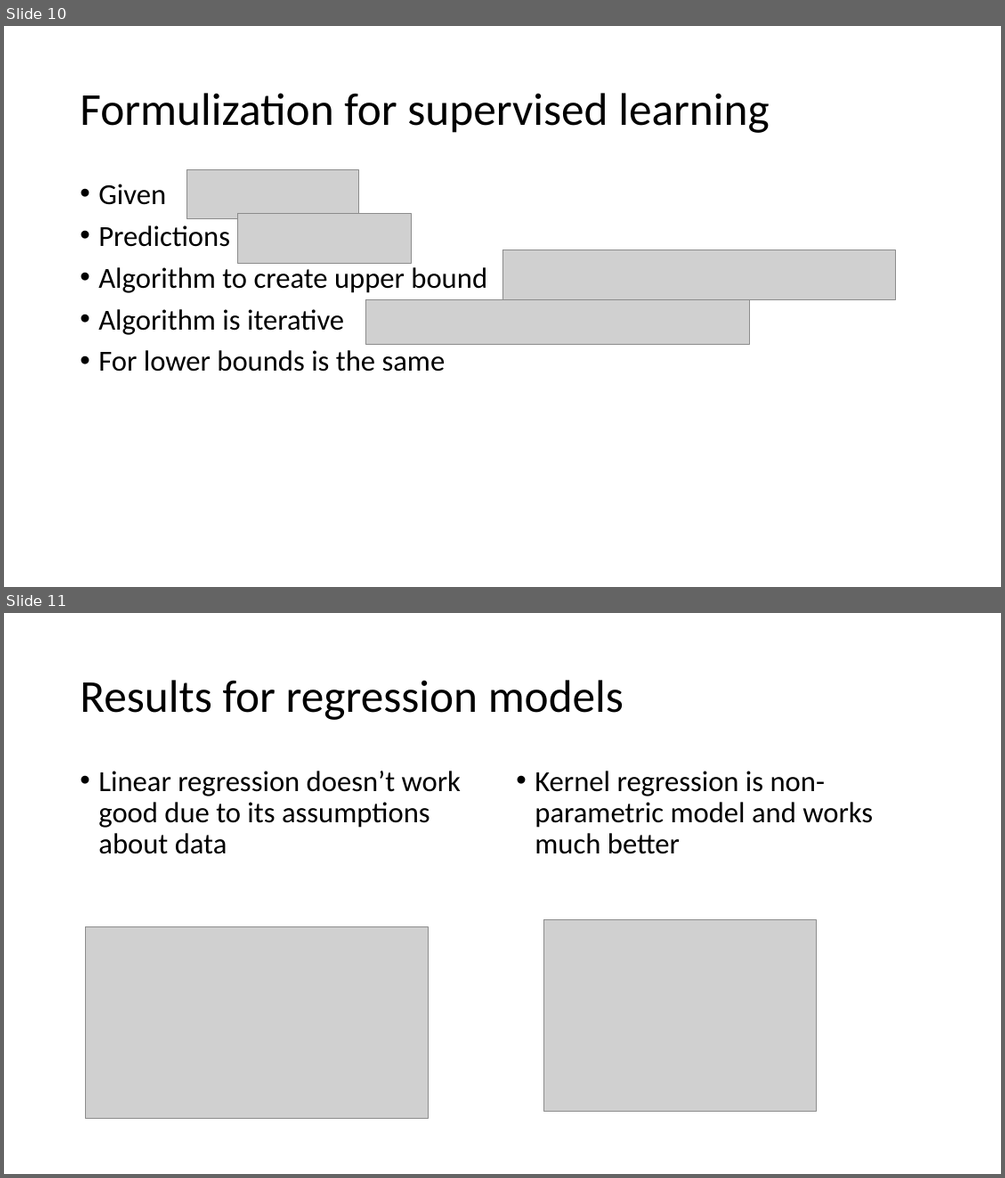
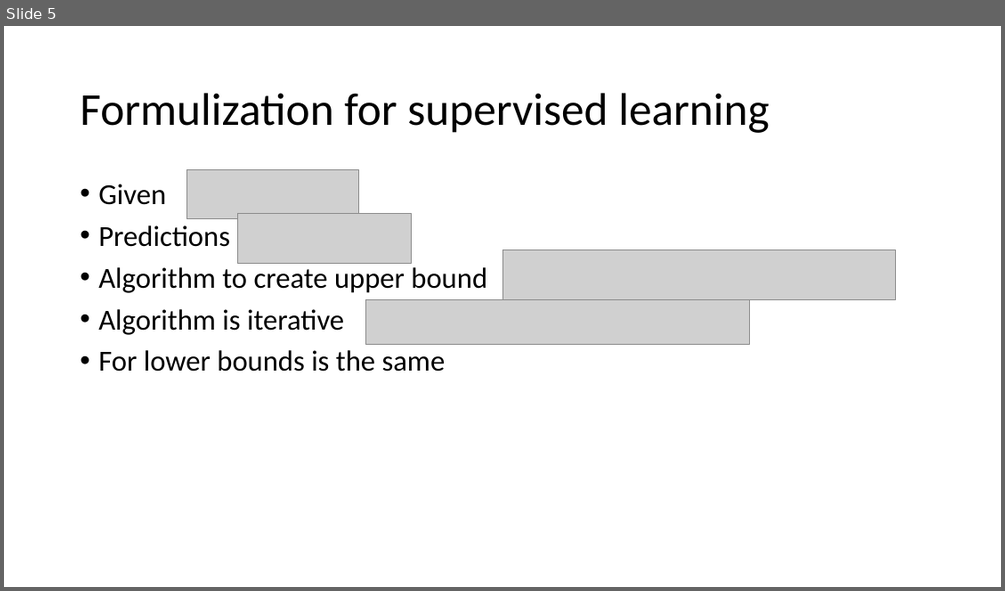
Before and after one commit to NickThe1/kbtu-data-visualization, a slide deck: distrib.pptx. Shown one above the other, each under a label of ours: slides 10 and 11 before the commit, slide 5 after it. The pictures are 1005x1178 and 1005x591 pixels, drawn with LibreOffice and Linux fonts; fonts in the diff are those of the drawing; grey boxes stand for pictures. Boxes give left, top, right and bottom in pixels: in the first picture for what was removed or moved away, otherwise in the second. Text is boxed around its words. In the diff, an @@ line names an element or a change of style, - is before the commit and + after.

```diff
--- a/distrib.pptx
+++ b/distrib.pptx
@@ slide 11 removed at box(4, 613, 1001, 1174), background #FFFFFF @@
@@ title removed at box(80, 680, 623, 720) @@
-Results for regression models
@@ text removed at box(98, 771, 461, 854) @@
-• Linear regression doesn’t work good due to its assumptions about data
@@ text removed at box(534, 771, 873, 854) @@
-• Kernel regression is non-parametric model and works much better
@@ picture removed at box(86, 927, 428, 1119) @@
@@ picture removed at box(544, 919, 817, 1111) @@
@@ what was slide 10 is now slide 5 @@
```
Also in this commit, not shown: 2 slides changed, 3 slides added, 7 other slides removed, 3 other files.
